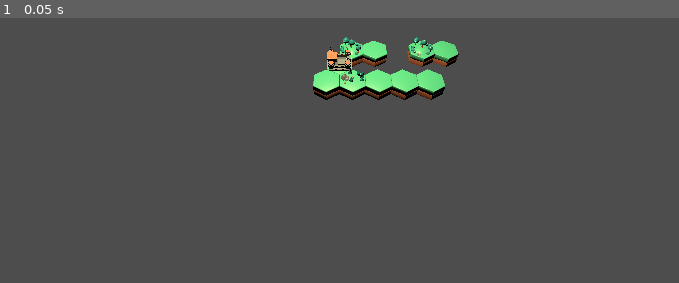
Above: before the commit, frame 1.
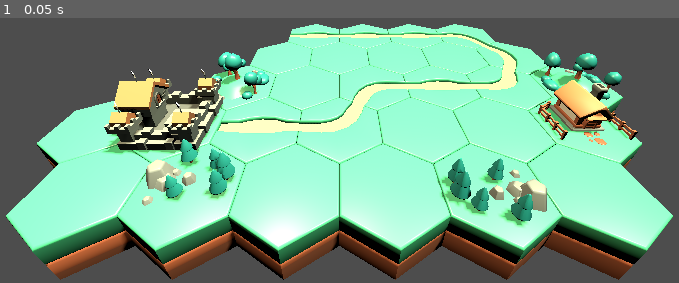
Above: after the commit, the same moment.

Repository: DoctorLego2003/BestGameJam2023
Game: Godot game, scene res://scenes/other scenes/main.tscn
The game is run twice, just before and just after one commit, with the same random seed, the same clock (stepped at 60 frames per second) and the same inputs.
Inputs:
- Up to frame 1 (0.05 s): no input

The runs differ from the first frame. In frame 1, 68% of the frame differs, in the area x 0-100%, y 2-99%.

Commit message:
made a map

Diff:
--- a/BestGameJam/scenes/other scenes/main.tscn
+++ b/BestGameJam/scenes/other scenes/main.tscn
@@ -1,20 +1,29 @@
-[gd_scene load_steps=5 format=3 uid="uid://dj5o5hrsdftgc"]
+[gd_scene load_steps=8 format=3 uid="uid://dj5o5hrsdftgc"]
 
 [ext_resource type="PackedScene" uid="uid://dramj5g4rflgm" path="res://scenes/tiles/castleTile.tscn" id="1_1xou3"]
 [ext_resource type="PackedScene" uid="uid://cx0ujfawpqsd7" path="res://scenes/tiles/forestTile.tscn" id="2_oo3ti"]
 [ext_resource type="PackedScene" uid="uid://qq4k2ipct0lr" path="res://scenes/tiles/grassTile.tscn" id="3_uccty"]
 [ext_resource type="PackedScene" uid="uid://jym3w5nrs6mt" path="res://scenes/tiles/hillTile.tscn" id="4_t3nv1"]
+[ext_resource type="PackedScene" uid="uid://b6j2a7fdoyv6b" path="res://scenes/tiles/roadStraightTile.tscn" id="5_5knf4"]
+[ext_resource type="PackedScene" uid="uid://bfce68ywdxylc" path="res://scenes/tiles/roadCurve60Tile.tscn" id="6_w1agn"]
+[ext_resource type="PackedScene" uid="uid://bljdur3g47tc4" path="res://scenes/tiles/houseTile.tscn" id="7_cc6dc"]
 
 [node name="main" type="Node3D"]
 
-[node name="Camera3D" type="Camera3D" parent="."]
-transform = Transform3D(1, 0, 0, 0, 0.707107, 0.707107, 0, -0.707107, 0.707107, 9.53674e-07, 18.0515, 16.4412)
+[node name="DirectionalLight3D" type="DirectionalLight3D" parent="."]
+transform = Transform3D(-0.866025, -0.12941, 0.482963, 0.482963, 0.0334937, 0.875, -0.12941, 0.991025, 0.0334937, 0, 13, 18)
+light_color = Color(1, 1, 0.831373, 1)
+shadow_enabled = true
 
 [node name="OmniLight3D" type="OmniLight3D" parent="."]
 transform = Transform3D(1, 0, 0, 0, 1, 0, 0, 0, 1, 0, 20, 0)
 light_color = Color(0.933333, 0.831373, 0.631373, 1)
-light_energy = 50.0
+light_energy = 30.0
+shadow_enabled = true
 omni_range = 4096.0
+
+[node name="Camera3D" type="Camera3D" parent="."]
+transform = Transform3D(1, 0, 0, 0, 0.866025, 0.5, 0, -0.5, 0.866025, 4, 6.0515, 5.4412)
 
 [node name="gameboard" type="Node3D" parent="."]
 
@@ -23,6 +32,9 @@
 [node name="forestTile" parent="gameboard" instance=ExtResource("2_oo3ti")]
 transform = Transform3D(1, 0, 0, 0, 1, 0, 0, 0, 1, 1, 0, 1.732)
 
+[node name="forestTile2" parent="gameboard" instance=ExtResource("2_oo3ti")]
+transform = Transform3D(-1, 0, -8.74228e-08, 0, 1, 0, 8.74228e-08, 0, -1, 7, 0, 1.732)
+
 [node name="grassTile" parent="gameboard" instance=ExtResource("3_uccty")]
 transform = Transform3D(1, 0, 0, 0, 1, 0, 0, 0, 1, 3, 0, 1.732)
 
@@ -30,13 +42,31 @@
 transform = Transform3D(1, 0, 0, 0, 1, 0, 0, 0, 1, 5, 0, 1.732)
 
 [node name="grassTile6" parent="gameboard" instance=ExtResource("3_uccty")]
-transform = Transform3D(1, 0, 0, 0, 1, 0, 0, 0, 1, 7, 0, 1.732)
+transform = Transform3D(1, 0, 0, 0, 1, 0, 0, 0, 1, 9, 0, 1.732)
 
 [node name="grassTile3" parent="gameboard" instance=ExtResource("3_uccty")]
 transform = Transform3D(1, 0, 0, 0, 1, 0, 0, 0, 1, 3, 0, -1.732)
 
-[node name="grassTile4" parent="gameboard" instance=ExtResource("3_uccty")]
-transform = Transform3D(1, 0, 0, 0, 1, 0, 0, 0, 1, 9, 0, -1.732)
+[node name="grassTile7" parent="gameboard" instance=ExtResource("3_uccty")]
+transform = Transform3D(1, 0, 0, 0, 1, 0, 0, 0, 1, 8, 0, 0)
+
+[node name="grassTile9" parent="gameboard" instance=ExtResource("3_uccty")]
+transform = Transform3D(1, 0, 0, 0, 1, 0, 0, 0, 1, -2, 0, 0)
+
+[node name="grassTile8" parent="gameboard" instance=ExtResource("3_uccty")]
+transform = Transform3D(1, 0, 0, 0, 1, 0, 0, 0, 1, 6, 0, 0)
+
+[node name="grassTile10" parent="gameboard" instance=ExtResource("3_uccty")]
+transform = Transform3D(1, 0, 0, 0, 1, 0, 0, 0, 1, 6, 0, -3.464)
+
+[node name="grassTile12" parent="gameboard" instance=ExtResource("3_uccty")]
+transform = Transform3D(1, 0, 0, 0, 1, 0, 0, 0, 1, 4, 0, -3.464)
+
+[node name="grassTile13" parent="gameboard" instance=ExtResource("3_uccty")]
+transform = Transform3D(1, 0, 0, 0, 1, 0, 0, 0, 1, 2, 0, -3.464)
+
+[node name="grassTile11" parent="gameboard" instance=ExtResource("3_uccty")]
+transform = Transform3D(1, 0, 0, 0, 1, 0, 0, 0, 1, 8, 0, -3.464)
 
 [node name="grassTile2" parent="gameboard" instance=ExtResource("3_uccty")]
 transform = Transform3D(1, 0, 0, 0, 1, 0, 0, 0, 1, -1, 0, 1.732)
@@ -45,4 +75,37 @@
 transform = Transform3D(1, 0, 0, 0, 1, 0, 0, 0, 1, 1, 0, -1.732)
 
 [node name="hillTile2" parent="gameboard" instance=ExtResource("4_t3nv1")]
+transform = Transform3D(1, 0, 0, 0, 1, 0, 0, 0, 1, 11, 0, -1.732)
+
+[node name="roadStraightTile" parent="gameboard" instance=ExtResource("5_5knf4")]
+transform = Transform3D(1, 0, 0, 0, 1, 0, 0, 0, 1, 2, 0, 0)
+
+[node name="roadStraightTile2" parent="gameboard" instance=ExtResource("5_5knf4")]
 transform = Transform3D(1, 0, 0, 0, 1, 0, 0, 0, 1, 7, 0, -1.732)
+
+[node name="roadStraightTile3" parent="gameboard" instance=ExtResource("5_5knf4")]
+transform = Transform3D(1, 0, 0, 0, 1, 0, 0, 0, 1, 7, 0, -5.196)
+
+[node name="roadStraightTile4" parent="gameboard" instance=ExtResource("5_5knf4")]
+transform = Transform3D(1, 0, 0, 0, 1, 0, 0, 0, 1, 5, 0, -5.196)
+
+[node name="roadStraightTile5" parent="gameboard" instance=ExtResource("5_5knf4")]
+transform = Transform3D(1, 0, 0, 0, 1, 0, 0, 0, 1, 3, 0, -5.196)
+
+[node name="roadCurve60Tile" parent="gameboard" instance=ExtResource("6_w1agn")]
+transform = Transform3D(-1, 0, -8.74228e-08, 0, 1, 0, 8.74228e-08, 0, -1, 4, 0, 0)
+
+[node name="roadCurve60Tile4" parent="gameboard" instance=ExtResource("6_w1agn")]
+transform = Transform3D(-0.5, 0, -0.866025, 0, 1, 0, 0.866025, 0, -0.5, 10, 0, -3.464)
+
+[node name="roadCurve60Tile5" parent="gameboard" instance=ExtResource("6_w1agn")]
+transform = Transform3D(0.5, 0, -0.866025, 0, 1, 0, 0.866025, 0, 0.5, 9, 0, -5.196)
+
+[node name="roadCurve60Tile3" parent="gameboard" instance=ExtResource("6_w1agn")]
+transform = Transform3D(-1, 0, -8.74228e-08, 0, 1, 0, 8.74228e-08, 0, -1, 9, 0, -1.732)
+
+[node name="roadCurve60Tile2" parent="gameboard" instance=ExtResource("6_w1agn")]
+transform = Transform3D(1, 0, 0, 0, 1, 0, 0, 0, 1, 5, 0, -1.732)
+
+[node name="houseTile" parent="gameboard" instance=ExtResource("7_cc6dc")]
+transform = Transform3D(1, 0, 0, 0, 1, 0, 0, 0, 1, 10, 0, 0)
--- /dev/null
+++ b/BestGameJam/scenes/tiles/houseTile.tscn
@@ -0,0 +1,11 @@
+[gd_scene load_steps=3 format=3 uid="uid://bljdur3g47tc4"]
+
+[ext_resource type="PackedScene" uid="uid://4h1hib3ndbw0" path="res://models/basicTiles/hex_forest_detail.gltf.glb" id="1_swpp7"]
+[ext_resource type="PackedScene" uid="uid://dfbqr74huasan" path="res://models/details/house.gltf.glb" id="2_f3osq"]
+
+[node name="houseTile" type="Node3D"]
+
+[node name="grassTileModel" parent="." instance=ExtResource("1_swpp7")]
+
+[node name="houseModel" parent="." instance=ExtResource("2_f3osq")]
+transform = Transform3D(1, 0, 0, 0, 1, 0, 0, 0, 1, 0, 1, 0)
--- /dev/null
+++ b/BestGameJam/scenes/tiles/roadCurve30Tile.tscn
@@ -0,0 +1,7 @@
+[gd_scene load_steps=2 format=3 uid="uid://qrfom2pgq5lj"]
+
+[ext_resource type="PackedScene" uid="uid://btp4b1lb42mq1" path="res://models/roadTiles/hex_forest_roadC_detail.gltf.glb" id="1_8tbgc"]
+
+[node name="roadCurve30Tile" type="Node3D"]
+
+[node name="hex_forest_roadC_detail_gltf" parent="." instance=ExtResource("1_8tbgc")]
